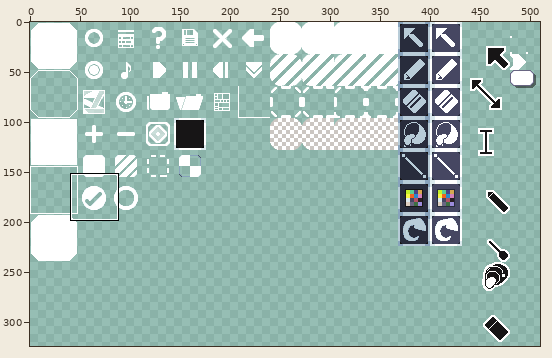
Sprite sheet: assets/gui.png. Above: a wide view before the commit, with the close-up outlined.
Close-up. As it was:
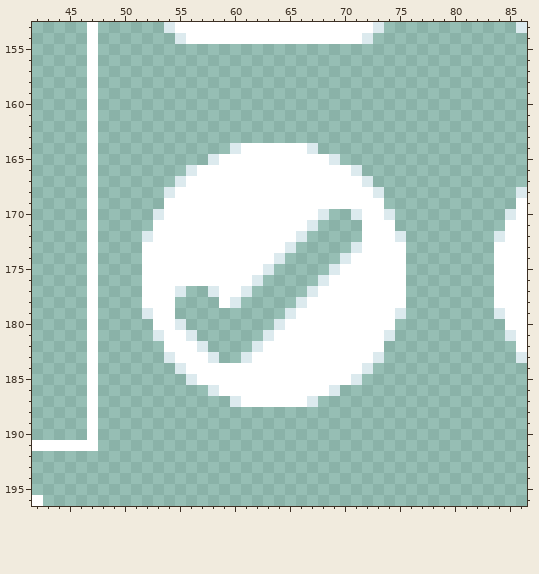
The file is 512x512 pixels. Colours within 5 levels of each other are drawn and written as one. Shown: x 42..86, y 153..196. The wide view leaves out empty margins.
The same view after the edit:
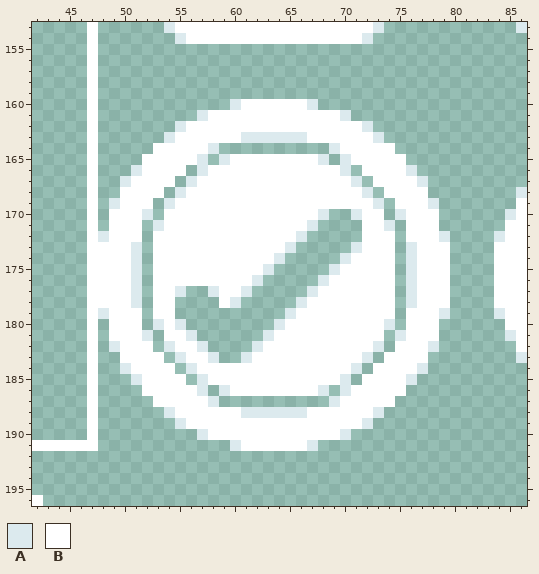
Palette (. is transparent): A #dceaee  B #ffffff
Changes in this commit:
@@ x 42..86 @@
 159 .....B.......................................
-160 .....B.......................................
-161 .....B.......................................
-162 .....B.......................................
-163 .....B.......................................
-164 .....B............ABBBBBBA...................
-165 .....B..........ABBBBBBBBBBA.................
-166 .....B........ABBBBBBBBBBBBBBA...............
-167 .....B.......ABBBBBBBBBBBBBBBBA..............
-168 .....B......ABBBBBBBBBBBBBBBBBBA............A
-169 .....B......BBBBBBBBBBBBBBBBBBBB............B
-170 .....B.....ABBBBBBBBBBBBBBA..ABBA..........AB
-171 .....B.....BBBBBBBBBBBBBBA....BBB..........BB
-172 .....B....ABBBBBBBBBBBBBA.....BBBA........ABB
-173 .....B....BBBBBBBBBBBBBA.....ABBBB........BBB
-174 .....B....BBBBBBBBBBBBA.....ABBBBB........BBB
-175 .....B....BBBBBBBBBBBA.....ABBBBBB........BBB
-176 .....B....BBBBBBBBBBA.....ABBBBBBB........BBB
-177 .....B....BBBA..ABBA.....ABBBBBBBB........BBB
-178 .....B....BBB....BA.....ABBBBBBBBB........BBB
-179 .....B....ABB..........ABBBBBBBBBA........ABB
-180 .....B.....BBA........ABBBBBBBBBB..........BB
-181 .....B.....ABBA......ABBBBBBBBBBA..........AB
-182 .....B......BBBA....ABBBBBBBBBBB............B
-183 .....B......ABBBA..ABBBBBBBBBBBA............A
-184 .....B.......ABBBBBBBBBBBBBBBBA..............
-185 .....B........ABBBBBBBBBBBBBBA...............
-186 .....B..........ABBBBBBBBBBA.................
-187 .....B............ABBBBBBA...................
-188 .....B.......................................
-189 .....B.......................................
-190 .....B.......................................
-191 BBBBBB.......................................
+160 .....B............ABBBBBBA...................
+161 .....B.........ABBBBBBBBBBBBA................
+162 .....B.......ABBBBBBBBBBBBBBBBA..............
+163 .....B......ABBBBBBAAAAAABBBBBBA.............
+164 .....B.....BBBBBA..........ABBBBB............
+165 .....B....BBBBBA.ABBBBBBBBA.ABBBBB...........
+166 .....B...ABBBB.ABBBBBBBBBBBBA.BBBBA..........
+167 .....B..ABBBB.ABBBBBBBBBBBBBBA.BBBBA.........
+168 .....B..BBBB.ABBBBBBBBBBBBBBBBA.BBBB........A
+169 .....B.ABBB.ABBBBBBBBBBBBBBBBBBA.BBBA.......B
+170 .....B.BBBA.BBBBBBBBBBBBBBA..ABB.ABBB......AB
+171 .....B.BBB.ABBBBBBBBBBBBBA....BBA.BBB......BB
+172 .....BABBB.BBBBBBBBBBBBBA.....BBB.BBBA....ABB
+173 .....BBBBA.BBBBBBBBBBBBA.....ABBB.ABBB....BBB
+174 .....BBBBA.BBBBBBBBBBBA.....ABBBB.ABBB....BBB
+175 .....BBBBA.BBBBBBBBBBA.....ABBBBB.ABBB....BBB
+176 .....BBBBA.BBBBBBBBBA.....ABBBBBB.ABBB....BBB
+177 .....BBBBA.BBA..ABBA.....ABBBBBBB.ABBB....BBB
+178 .....BBBBA.BB....BA.....ABBBBBBBB.ABBB....BBB
+179 .....BABBB.BB..........ABBBBBBBBB.BBBA....ABB
+180 .....B.BBB.ABA........ABBBBBBBBBA.BBB......BB
+181 .....B.BBBA.BBA......ABBBBBBBBBB.ABBB......AB
+182 .....B.ABBB.ABBA....ABBBBBBBBBBA.BBBA.......B
+183 .....B..BBBB.ABBA..ABBBBBBBBBBA.BBBB........A
+184 .....B..ABBBB.ABBBBBBBBBBBBBBA.BBBBA.........
+185 .....B...ABBBB.ABBBBBBBBBBBBA.BBBBA..........
+186 .....B....BBBBBA.ABBBBBBBBA.ABBBBB...........
+187 .....B.....BBBBBA..........ABBBBB............
+188 .....B......ABBBBBBAAAAAABBBBBBA.............
+189 .....B.......ABBBBBBBBBBBBBBBBA..............
+190 .....B.........ABBBBBBBBBBBBA................
+191 BBBBBB............ABBBBBBA...................
 192 .............................................
Changed places in both close-ups, as pixel boxes (x1, y1, x2, y2):
changed: (98, 99, 450, 451)
